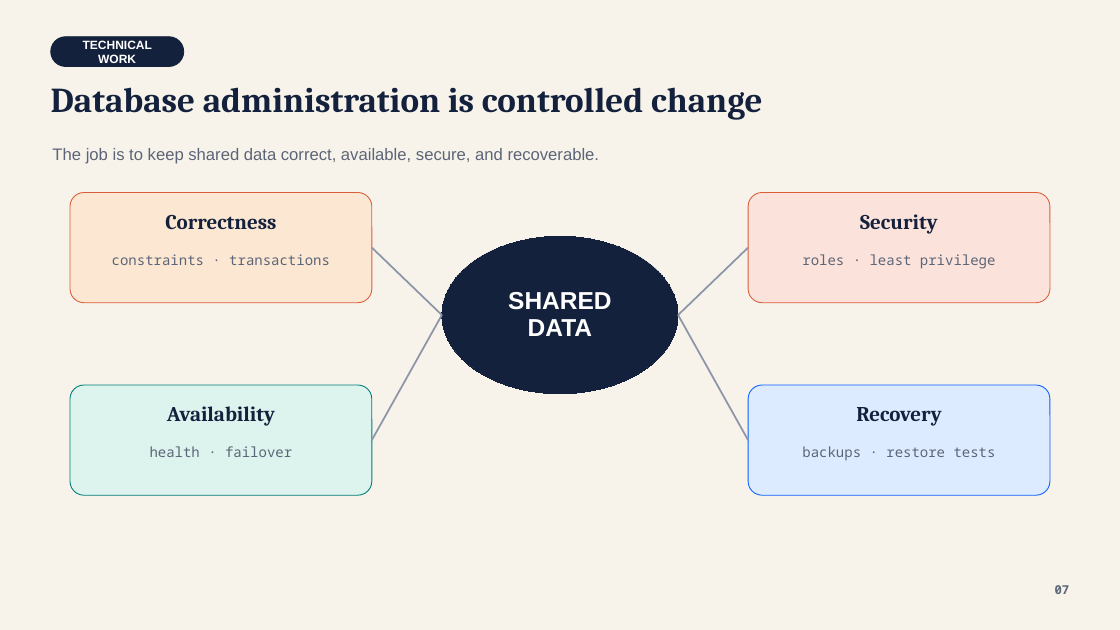
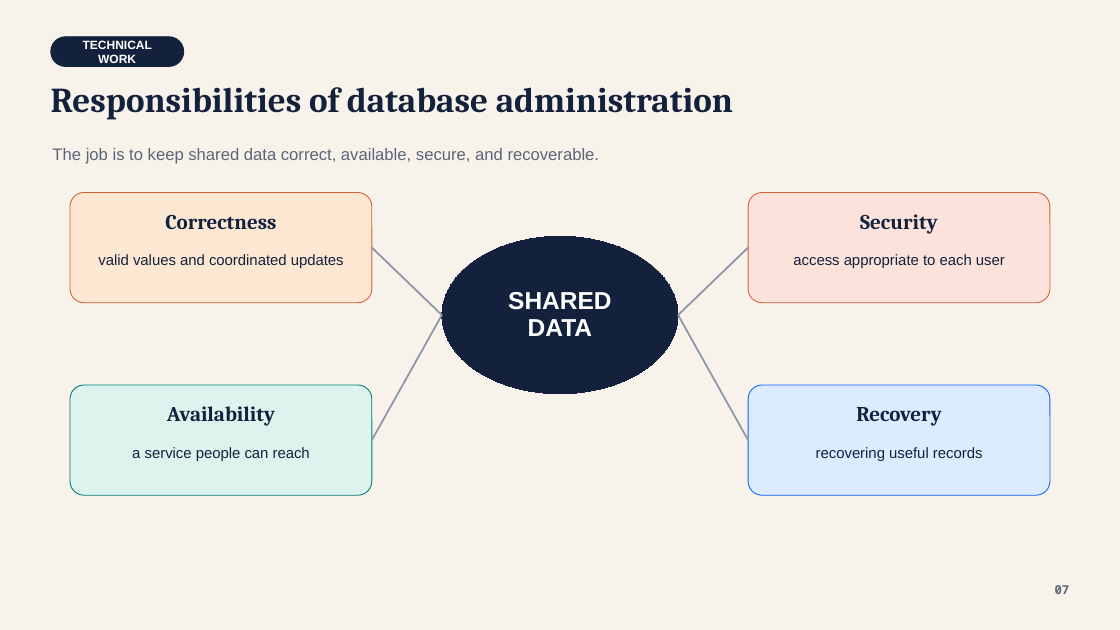
Before and after one commit to lolusername/CST4714_DB_admin, a slide deck: slide 7 of week_01/week_01_responsibility_relational_thinking.pptx. Drawn at 1120x630 pixels with LibreOffice and Linux fonts; fonts in the diff are those of the drawing. Boxes give left, top, right and bottom in pixels: in the first picture for what was removed or moved away, otherwise in the second. Text is boxed around its words. In the diff, an @@ line names an element or a change of style, - is before the commit and + after.

```diff
--- a/week_01/week_01_responsibility_relational_thinking.pptx
+++ b/week_01/week_01_responsibility_relational_thinking.pptx
@@ text at (x1=51, y1=87, x2=733, y2=120): text changed @@
-Database administration is controlled change
+Responsibilities of database administration
@@ text at (x1=98, y1=254, x2=344, y2=268): text changed; size 12 to 12.8 pt; font Noto Sans Mono to Arial; text colour #5C6577 to #14213D @@
-constraints · transactions
+valid values and coordinated updates
@@ text at (x1=793, y1=254, x2=1005, y2=268): text changed; size 12 to 12.8 pt; font Noto Sans Mono to Arial; text colour #5C6577 to #14213D @@
-roles · least privilege
+access appropriate to each user
@@ text at (x1=132, y1=447, x2=310, y2=461): text changed; size 12 to 12.8 pt; font Noto Sans Mono to Arial; text colour #5C6577 to #14213D @@
-health · failover
+a service people can reach
@@ text at (x1=816, y1=447, x2=983, y2=461): text changed; size 12 to 12.8 pt; font Noto Sans Mono to Arial; text colour #5C6577 to #14213D @@
-backups · restore tests
+recovering useful records
```
Also in this commit, not shown: 14 other slides changed, 1 slide added, 1 slide removed, 4 other files.
